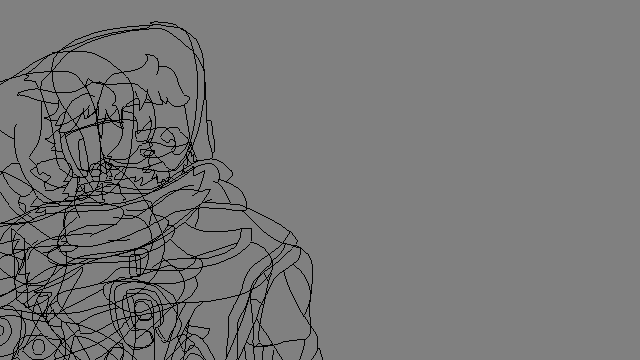
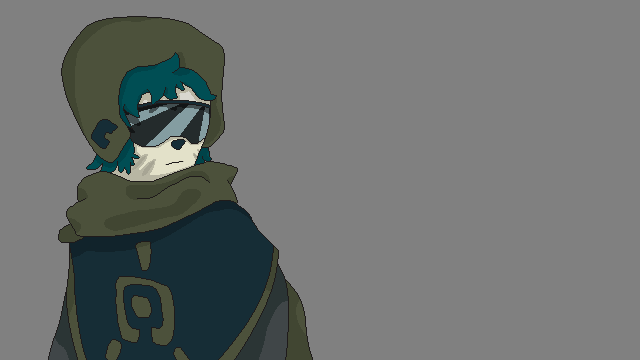
Before/after of a 640x360 layered artwork. What changed in the layer stack:
showed group "F_07" (21 layers) over [left=36, top=16, right=315, bottom=360]
showed "Lines" (1st of 6, in "F_07") over [left=48, top=16, right=313, bottom=360]
showed group "GlassesFill" (3 layers) over [left=103, top=86, right=217, bottom=152]
showed group "Hair" (2 layers) over [left=87, top=53, right=216, bottom=174]
showed group "Skin" (3 layers) over [left=105, top=75, right=218, bottom=187]
showed group "Hat/Scarf/Trim" (2 layers) over [left=36, top=16, right=315, bottom=360]
showed group "Underclothes" (2 layers) over [left=49, top=243, right=309, bottom=360]
renamed "RAW_05" to "Col", moved it into group "F_05", painted on it over [left=11, top=24, right=323, bottom=360]
renamed "RAW_04" to "Col", moved it into group "F_04", painted on it over [left=0, top=28, right=313, bottom=360]
renamed "RAW_03" to "Col", moved it into group "F_03", painted on it over [left=0, top=21, right=273, bottom=360]
renamed "RAW_02" to "Col", moved it into group "F_02", painted on it over [left=0, top=51, right=203, bottom=360]
hid "RAW_01" over [left=0, top=71, right=185, bottom=360]
